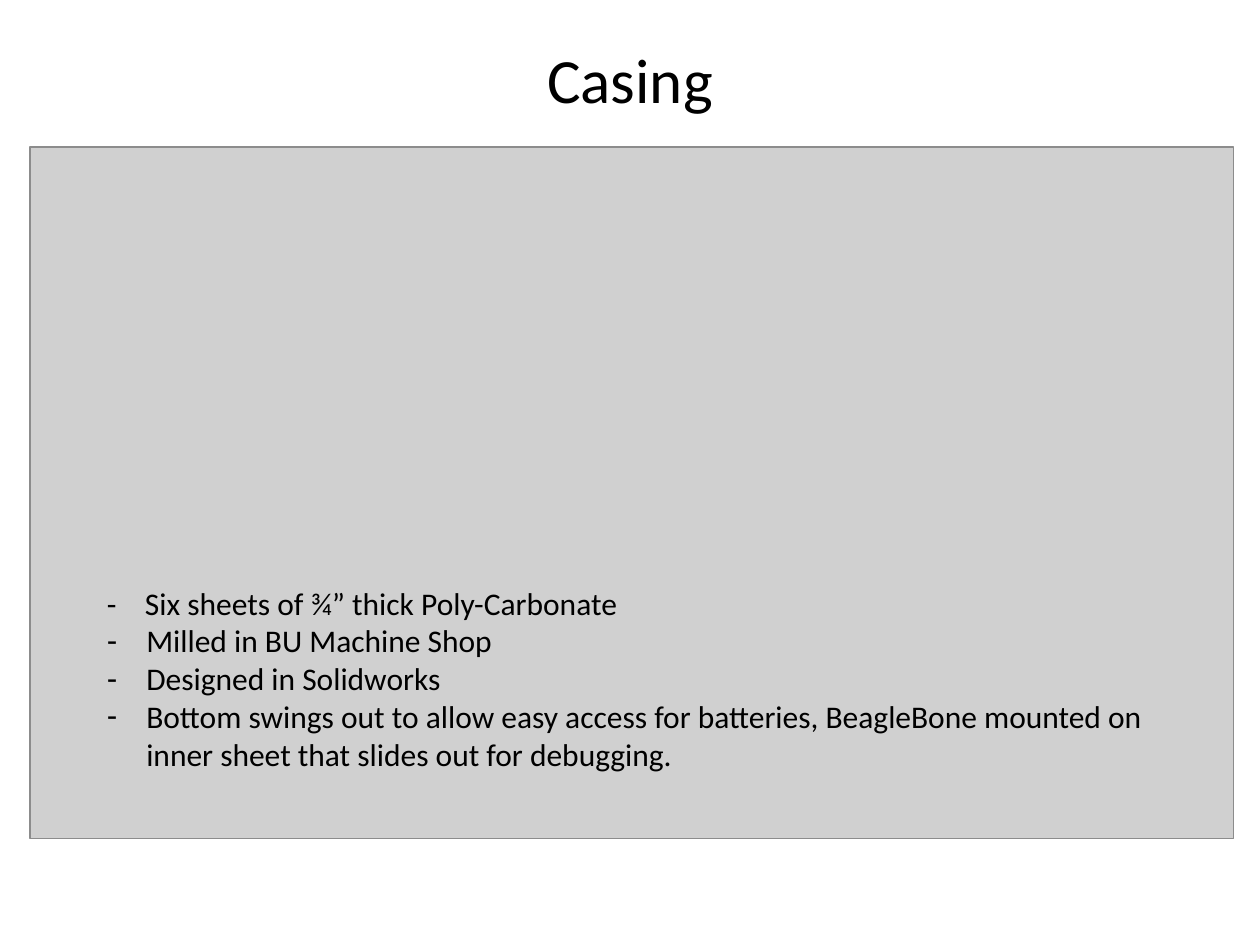
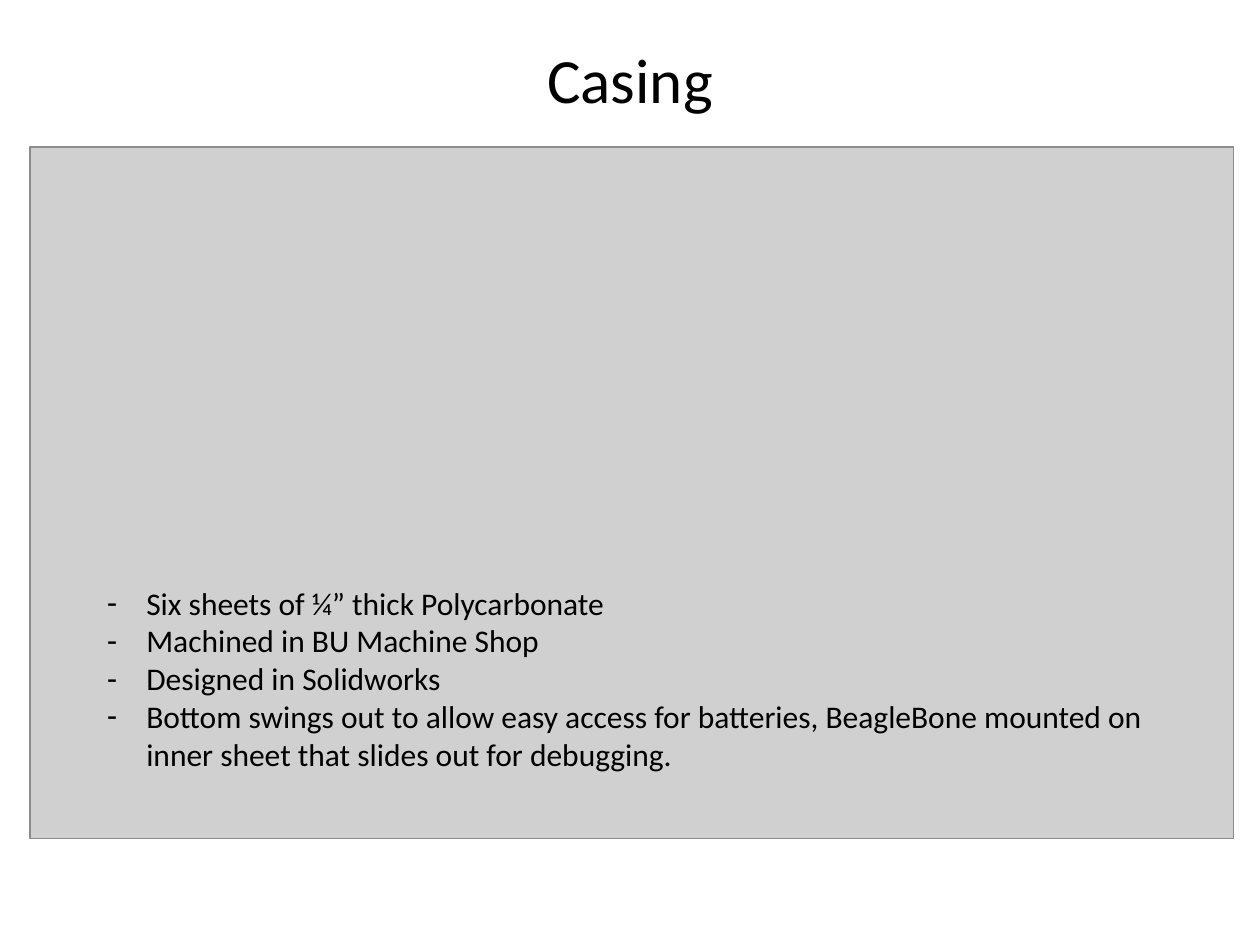
Before and after one commit to tsukolsky/SeniorDesign, a slide deck: slide 14 of Files/powerpoints/toddsCriticalDesignReviewSlides.pptx (slide 13 before the commit). Drawn at 1260x945 pixels with LibreOffice and Linux fonts; fonts in the diff are those of the drawing; grey boxes stand for pictures. Boxes give left, top, right and bottom in pixels: in the first picture for what was removed or moved away, otherwise in the second. Text is boxed around its words. In the diff, an @@ line names an element or a change of style, - is before the commit and + after.

```diff
--- a/Files/powerpoints/toddsCriticalDesignReviewSlides.pptx
+++ b/Files/powerpoints/toddsCriticalDesignReviewSlides.pptx
@@ text at [146, 593, 604, 657]: text changed @@
-- Six sheets of ¾” thick Poly-Carbonate
-– Milled in BU Machine Shop
+– Six sheets of ¼” thick Polycarbonate
+– Machined in BU Machine Shop
```
Also in this commit, not shown: 1 other slide changed, 1 slide added, 8 other files.
